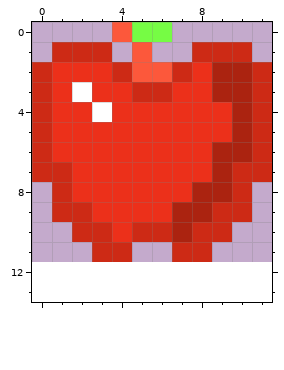
Pixel-art sprite, stored at img/apple.png. The first picture shows the starting point.
The file is 24x24 pixels, drawn in blocks of 2x2; one block is one cell here. The old version is drawn lined up with the new one, on the new canvas.
And afterwards:
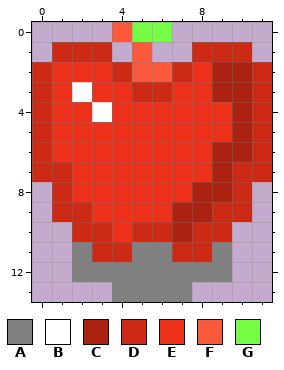
Palette (. is transparent): A #808080  B #ffffff  C #ab2310  D #cd2a15  E #ec301a  F #fc583b  G #76fc44
Diff:
canvas 12x12 -> 12x14
The edit adds colour A in row 11 at x 2, 5 to 6 and 9; in row 12 at x 2 to 9; in row 13 at x 4 to 7.
Pixel boxes of the changes (left, top, right, bottom) in both pictures:
added: (72, 242, 232, 302)
